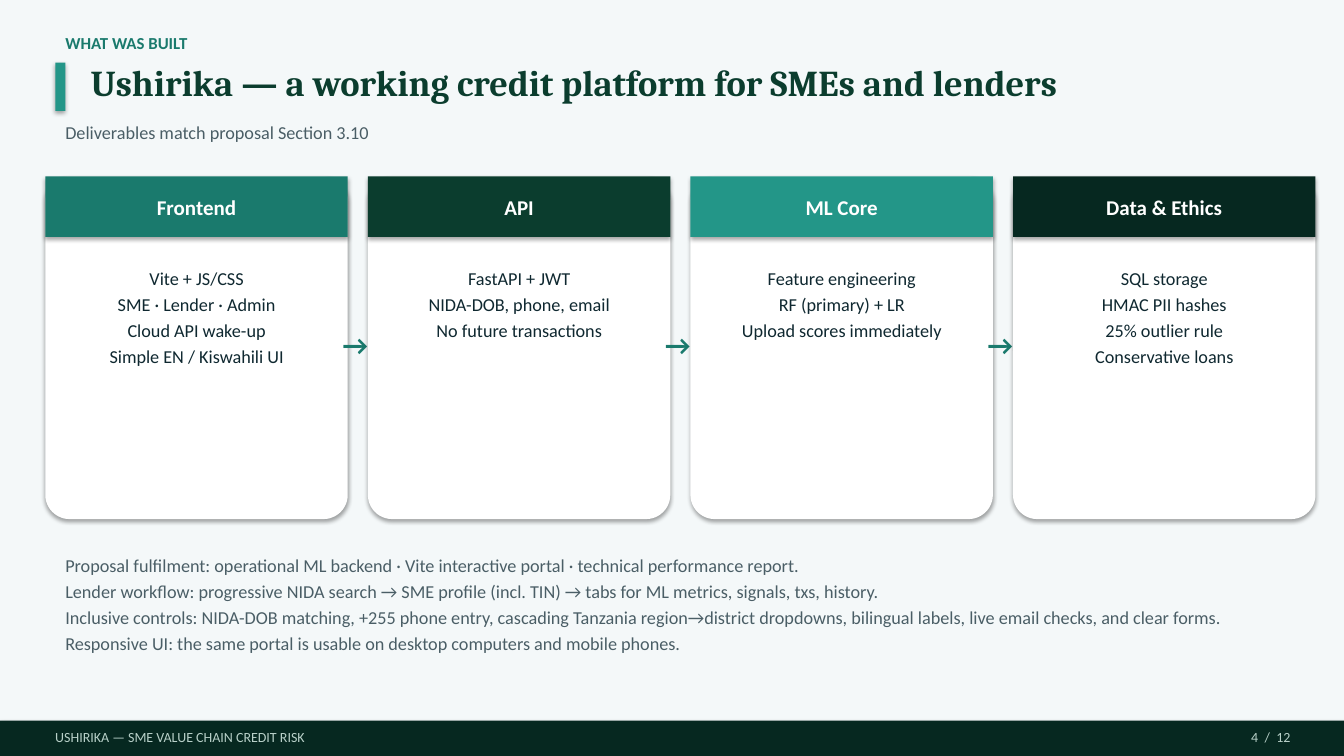
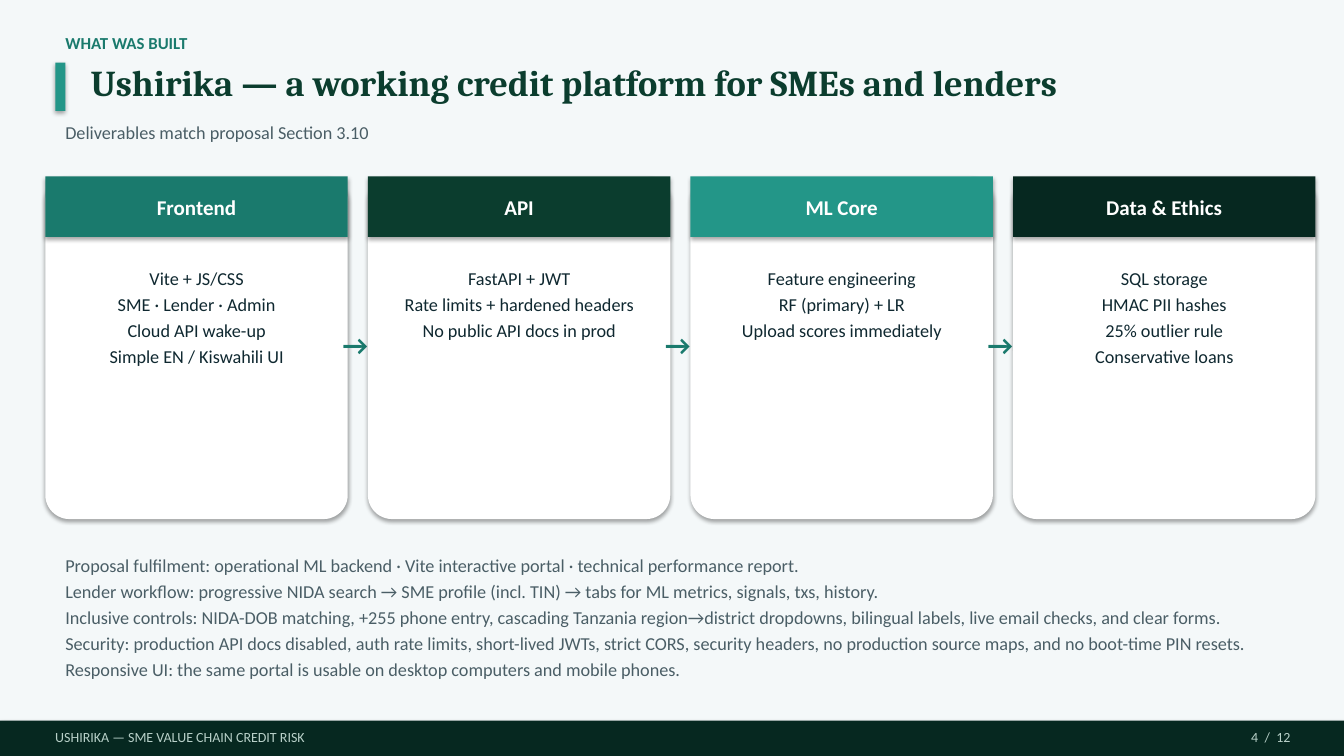
Before and after one commit to Dmmkuliku/ushirika-sme-credit, a slide deck: slide 4 of Presentation/Ushirika_Group15_Defence_Presentation.pptx. Drawn at 1344x756 pixels with LibreOffice and Linux fonts; fonts in the diff are those of the drawing. Boxes give left, top, right and bottom in pixels: in the first picture for what was removed or moved away, otherwise in the second. Text is boxed around its words. In the diff, an @@ line names an element or a change of style, - is before the commit and + after.

```diff
--- a/Presentation/Ushirika_Group15_Defence_Presentation.pptx
+++ b/Presentation/Ushirika_Group15_Defence_Presentation.pptx
@@ text at <box>405,298,634,340</box>: text changed @@
-NIDA-DOB, phone, email
-No future transactions
+Rate limits + hardened headers
+No public API docs in prod
@@ text at <box>65,637,1245,653</box>: paragraph added @@
+Security: production API docs disabled, auth rate limits, short-lived JWTs, strict CORS, security headers, no production source maps, and no boot-time PIN resets.
```
Also in this commit, not shown: 18 other files.
